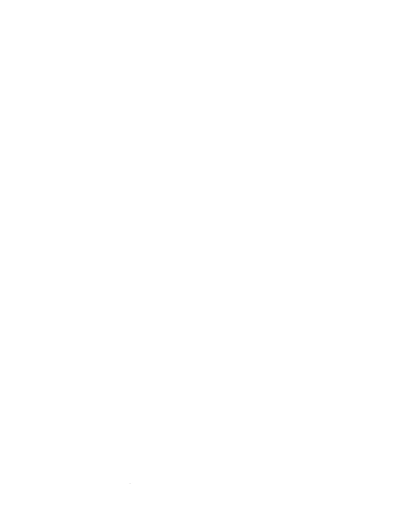
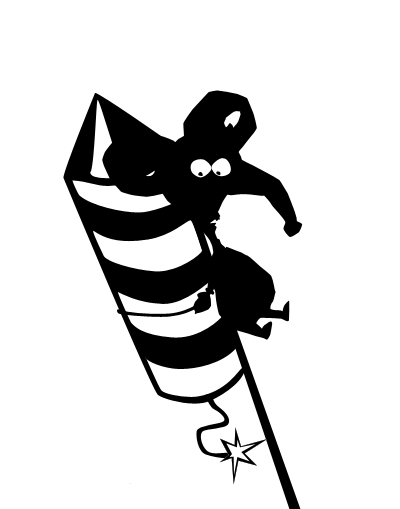
Revision of a layered 400 x 509 image; what changed, layer by layer:
added layer "14 new year" above "13 tree" over [63, 90, 303, 509]
